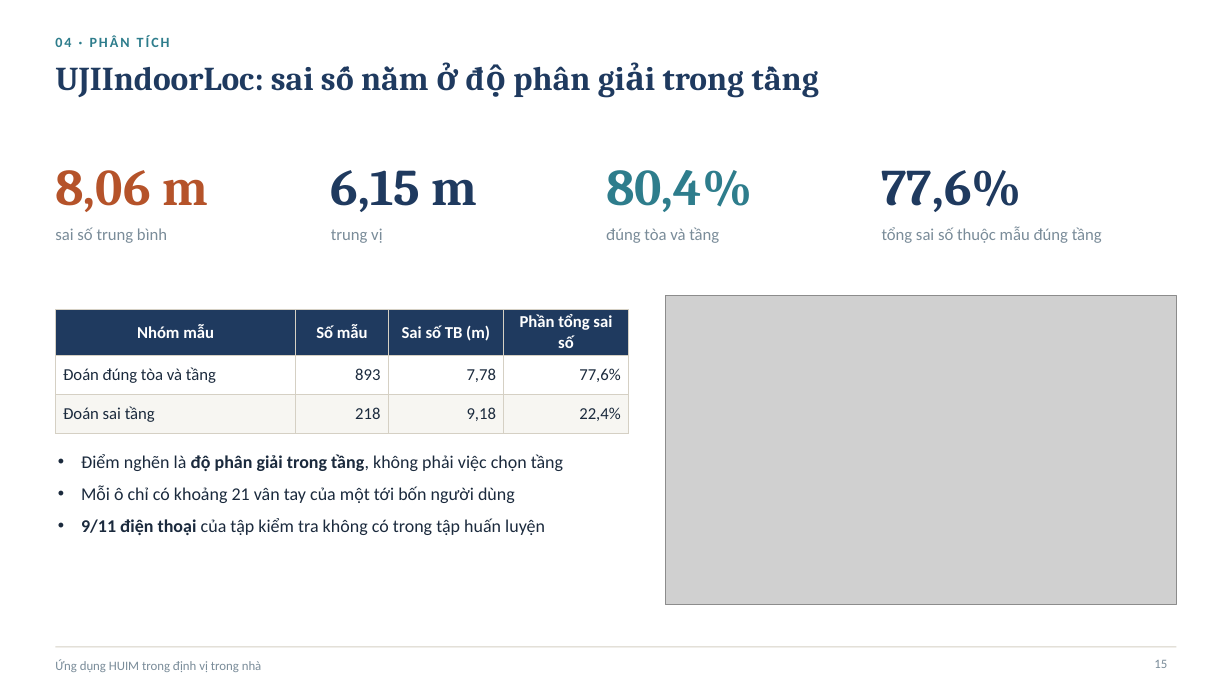
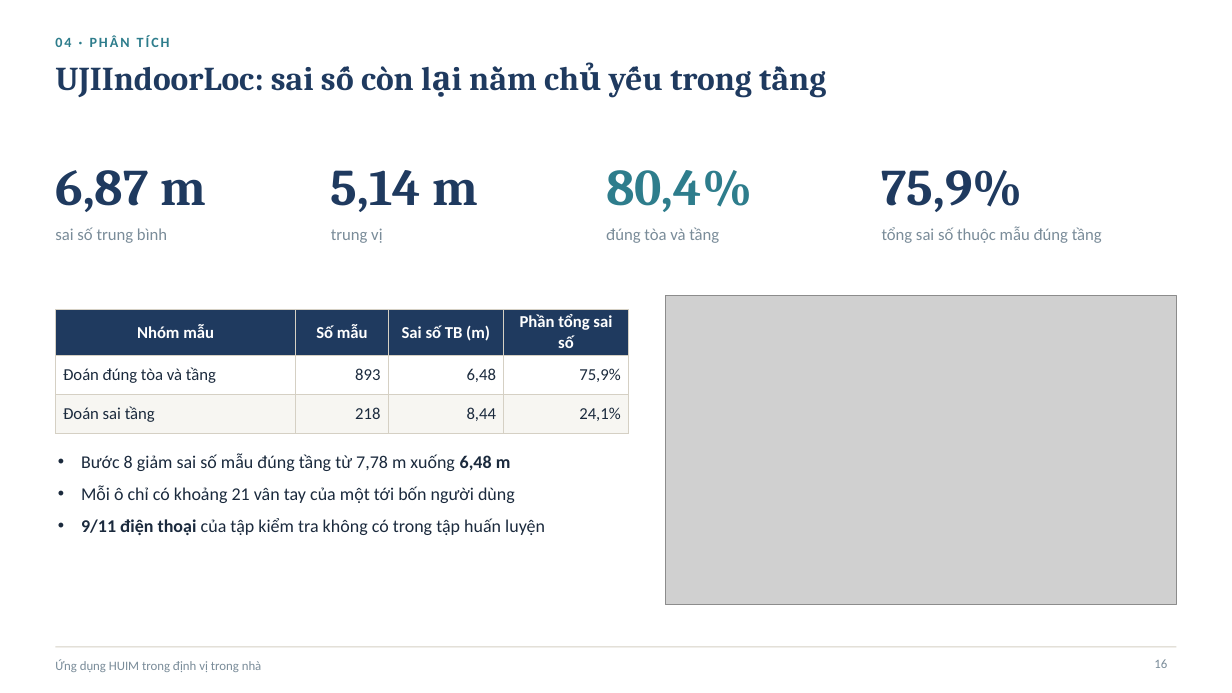
Before and after one commit to ThaiTaka/HUIM-IPS-, a slide deck: slide 16 of BAOCAO/Slide_HUIM_IPS_UJIIndoorLoc.pptx (slide 15 before the commit). Drawn at 1232x693 pixels with LibreOffice and Linux fonts; fonts in the diff are those of the drawing; grey boxes stand for pictures. Boxes give left, top, right and bottom in pixels: in the first picture for what was removed or moved away, otherwise in the second. Text is boxed around its words. In the diff, an @@ line names an element or a change of style, - is before the commit and + after.

```diff
--- a/BAOCAO/Slide_HUIM_IPS_UJIIndoorLoc.pptx
+++ b/BAOCAO/Slide_HUIM_IPS_UJIIndoorLoc.pptx
@@ title at [55,66,752,98]: text changed @@
-UJIIndoorLoc: sai số nằm ở độ phân giải trong tầng
+UJIIndoorLoc: sai số còn lại nằm chủ yếu trong tầng
@@ text at [55,170,206,212]: text changed; text colour #B5532A to #1F3A5F @@
-8,06 m
+6,87 m
@@ text at [331,170,478,212]: text changed @@
-6,15 m
+5,14 m
@@ text at [882,170,1023,212]: text changed @@
-77,6%
+75,9%
@@ table at [55,310,628,426] @@
-row 2, column 3: 7,78
+row 2, column 3: 6,48
-row 2, column 4: 77,6%
+row 2, column 4: 75,9%
-row 3, column 3: 9,18
+row 3, column 3: 8,44
-row 3, column 4: 22,4%
+row 3, column 4: 24,1%
@@ text at [81,454,511,471]: text changed @@
-• Điểm nghẽn là độ phân giải trong tầng, không phải việc chọn tầng
+• Bước 8 giảm sai số mẫu đúng tầng từ 7,78 m xuống 6,48 m
@@ page number at [1154,659,1167,668]: text changed @@
-15
+16
```
Also in this commit, not shown: 6 other slides changed, 2 slides added, 17 other files.
